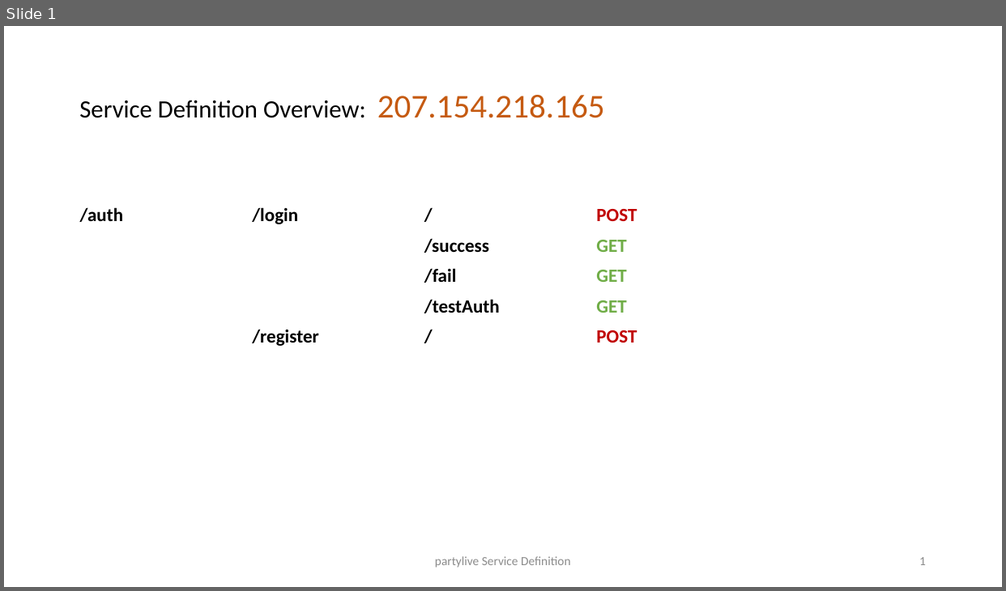
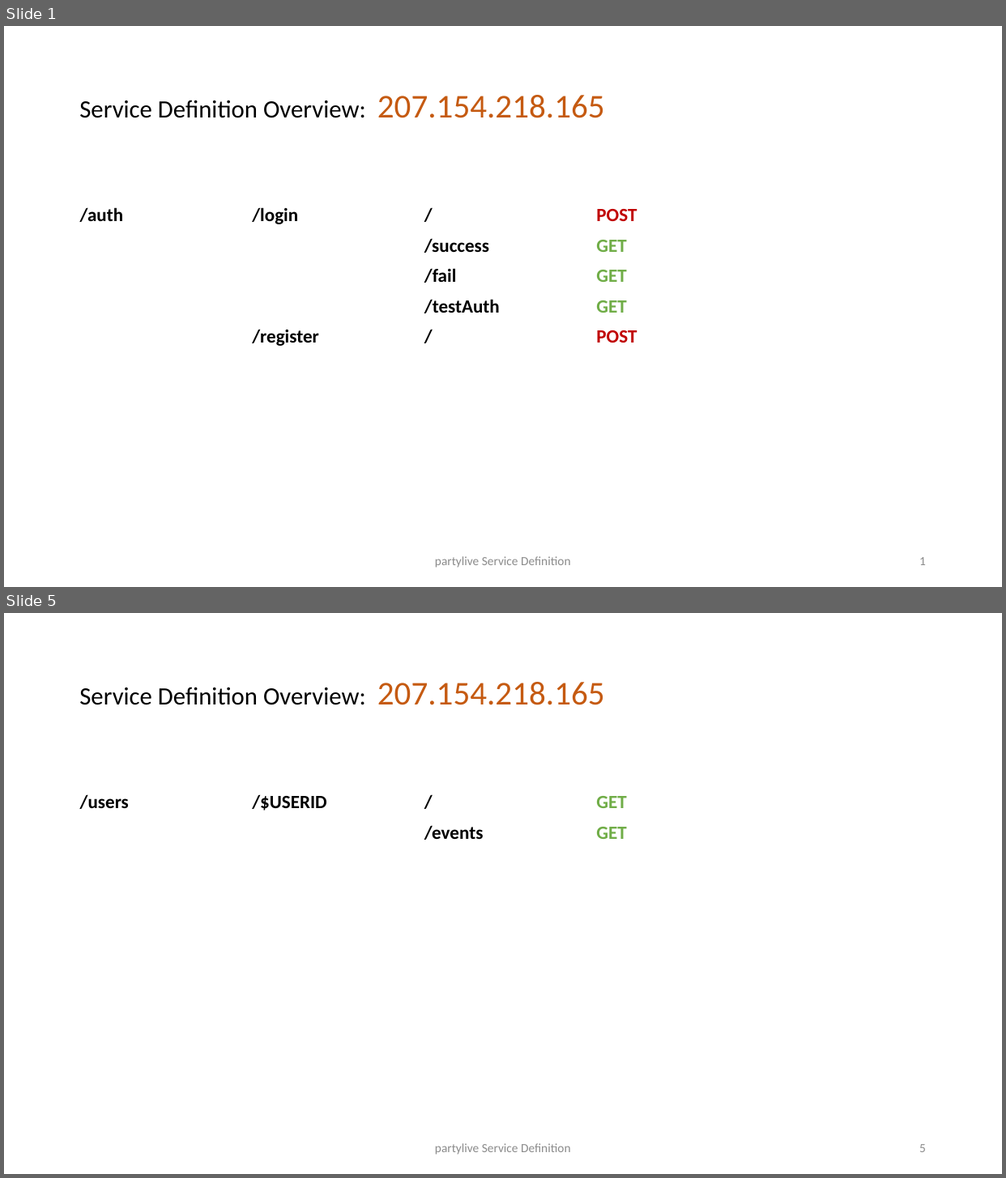
Before and after one commit to mschlechtinger/partylive, a slide deck: Service Definition.pptx. Shown one above the other, each under a label of ours: slide 1 before the commit, slides 1 and 5 after it; the slides between them are not shown. The pictures are 1006x591 and 1006x1178 pixels, drawn with LibreOffice and Linux fonts; fonts in the diff are those of the drawing. Boxes give left, top, right and bottom in pixels: in the first picture for what was removed or moved away, otherwise in the second. Text is boxed around its words. In the diff, an @@ line names an element or a change of style, - is before the commit and + after.

Commit message:
add event services and model

```diff
--- a/Service Definition.pptx
+++ b/Service Definition.pptx
@@ slide 5 added at box(4, 613, 1002, 1174), background #FFFFFF @@
@@ text added at box(79, 682, 605, 705), 24 pt, text #000000 @@
+Service Definition Overview: 207.154.218.165
@@ table added at box(72, 787, 933, 969), 6 rows, 5 columns @@
+/users | /$USERID | / | GET | 
+ |  | /events | GET | 
+ |  |  |  | 
+ |  |  |  | 
+ |  |  |  | 
+ |  |  |  | 
@@ text added at box(435, 1144, 570, 1155), 12 pt, text #8C8C8C @@
+partylive Service Definition
@@ page number added at box(919, 1144, 926, 1152), 12 pt, text #8C8C8C @@
+5
```
Also in this commit, not shown: 3 slides changed, 4 other slides added, 6 other files.
